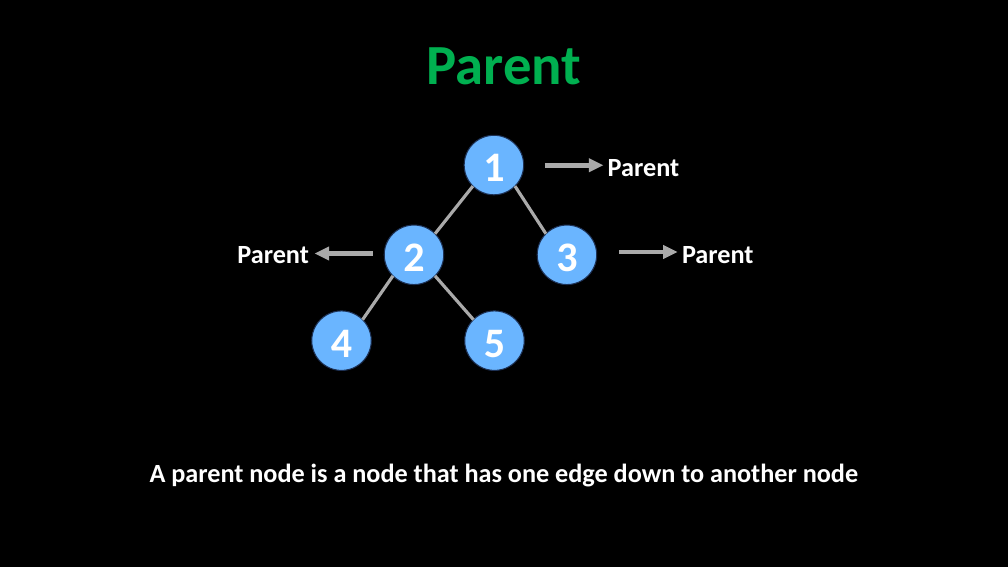
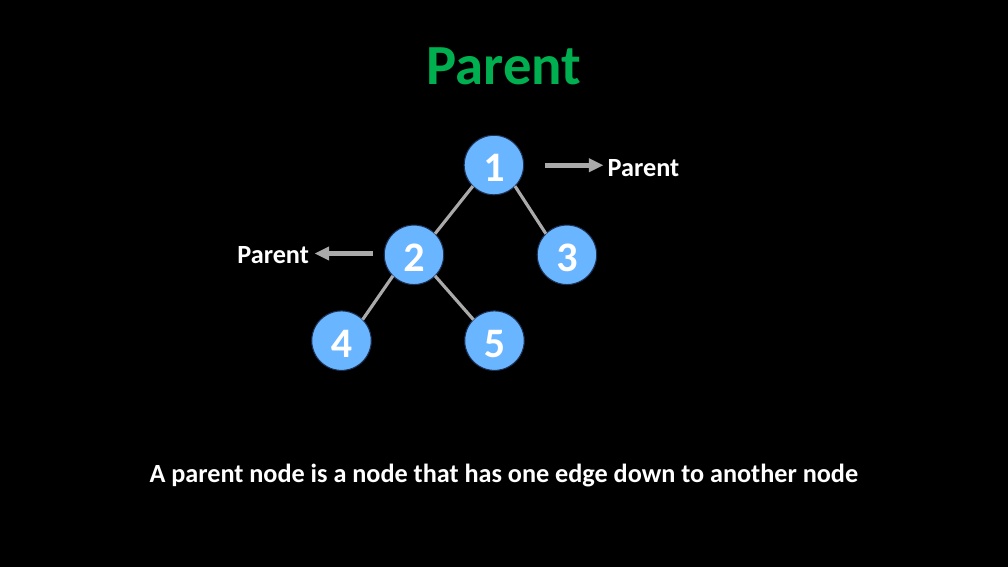
Before and after one commit to robitussin/CCS0015, a slide deck: slide 6 of tree/Tree.pptx. Drawn at 1008x567 pixels with LibreOffice and Linux fonts; fonts in the diff are those of the drawing. Boxes give left, top, right and bottom in pixels: in the first picture for what was removed or moved away, otherwise in the second. Text is boxed around its words. In the diff, an @@ line names an element or a change of style, - is before the commit and + after.

```diff
--- a/tree/Tree.pptx
+++ b/tree/Tree.pptx
@@ arrow removed from (619, 252) to (678, 252) @@
@@ text removed at box(682, 246, 753, 264) @@
-Parent
```
Also in this commit, not shown: 2 other slides changed.
